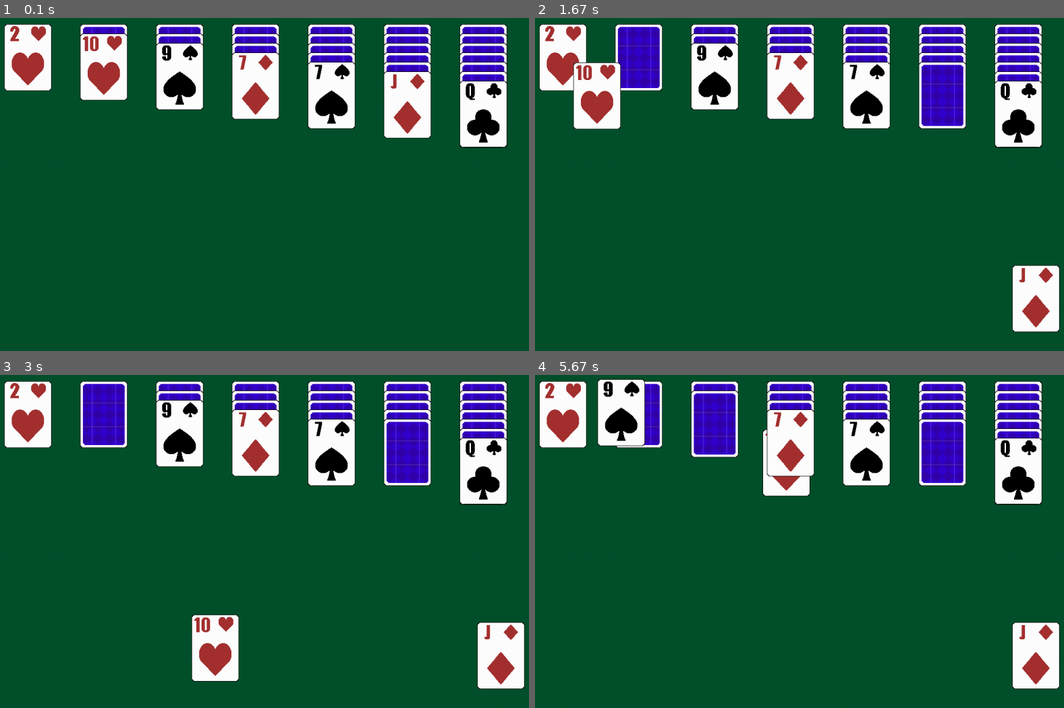
Above: before the commit, frames 1-4 (two rows, left to right).
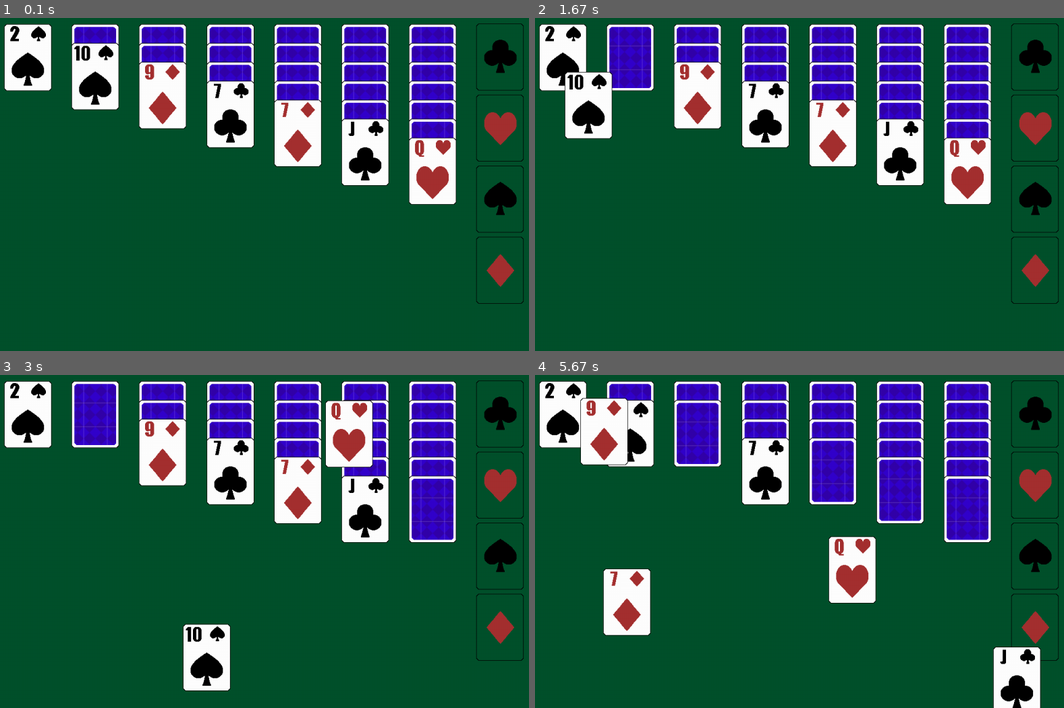
Above: after the commit, the same moments.

Repository: OwenOaks06/Solitaire-Pygame
Game: pygame game, started from src/game.py
Two runs of this game, one before a commit and one after it. Both use one fixed random seed, a clock stepped at 60 frames per second and the inputs below.
Inputs (mouse positions are in pixels of both pictures, inside the frame that each line leads up to):
- Up to frame 1 (0.1 s): no input
- Up to frame 2 (1.67 s): press the mouse at (900, 151) at 0.37 s; move the mouse to (926, 114) at 0.47 s; release the mouse at (952, 74) at 0.6 s; press the mouse at (968, 151) at 0.7 s; move the mouse to (820, 131) at 0.8 s; release the mouse at (677, 114) at 0.93 s; press the mouse at (952, 74) at 1.03 s; move the mouse to (1000, 171) at 1.13 s; release the mouse at (1048, 267) at 1.27 s; press the mouse at (630, 74) at 1.37 s; move the mouse to (609, 91) at 1.47 s; release the mouse at (587, 104) at 1.6 s
- Up to frame 3 (3 s): press the mouse at (52, 461) at 1.7 s; move the mouse to (126, 558) at 1.8 s; release the mouse at (206, 658) at 1.93 s; press the mouse at (433, 528) at 2.53 s; move the mouse to (391, 481) at 2.63 s; release the mouse at (349, 434) at 2.77 s; press the mouse at (365, 488) at 2.87 s; move the mouse to (296, 508) at 2.97 s
- Up to frame 4 (5.67 s): release the mouse at (757, 524) at 3.1 s; press the mouse at (757, 544) at 3.2 s; move the mouse to (894, 591) at 3.3 s; release the mouse at (1026, 638) at 3.43 s; press the mouse at (900, 488) at 3.53 s; move the mouse to (958, 574) at 3.63 s; release the mouse at (1016, 661) at 3.77 s; press the mouse at (741, 658) at 3.87 s; move the mouse to (757, 564) at 3.97 s; release the mouse at (778, 471) at 4.1 s; press the mouse at (698, 431) at 4.2 s; move the mouse to (651, 421) at 4.3 s; release the mouse at (603, 411) at 4.43 s; press the mouse at (900, 451) at 4.53 s; move the mouse to (915, 544) at 4.63 s; release the mouse at (926, 641) at 4.77 s; press the mouse at (910, 621) at 4.87 s; move the mouse to (884, 594) at 4.97 s; release the mouse at (852, 568) at 5.1 s; press the mouse at (831, 488) at 5.2 s; move the mouse to (730, 544) at 5.3 s; release the mouse at (624, 601) at 5.43 s; press the mouse at (762, 451) at 5.53 s; move the mouse to (762, 448) at 5.63 s

The runs differ from the first frame. In frame 1, 29% of the frame differs, in the area x 1-99%, y 1-86%; in frame 2, 31%; in frame 3, 31%; in frame 4, 34%, in the area x 1-100%, y 1-100%.

Commit message:
New and Improved not dumb code

Diff:
--- a/src/board.py
+++ b/src/board.py
@@ -13,15 +13,33 @@
         self.WINDOW_WIDTH = WINDOW_WIDTH
         self.WINDOW_HEIGHT = WINDOW_HEIGHT
         self.columns = []
+        self.aceColumns = []
+        self.aceColumny = []
+        self.aceColumnx = 100 + 7 * (self.WINDOW_WIDTH/9)
+        self.columnPosx = []
+        self.columnPosy = []
+        self.aceBaseImgs = []
+        self.aceBaseImgs.append(pygame.image.load(os.path.join(os.path.dirname(__file__), 'assets', 'cards', 'bases', 'clubsAceBase.png')).convert_alpha())
+        self.aceBaseImgs.append(pygame.image.load(os.path.join(os.path.dirname(__file__), 'assets', 'cards', 'bases', 'heartsAceBase.png')).convert_alpha())
+        self.aceBaseImgs.append(pygame.image.load(os.path.join(os.path.dirname(__file__), 'assets', 'cards', 'bases', 'spadesAceBase.png')).convert_alpha())
+        self.aceBaseImgs.append(pygame.image.load(os.path.join(os.path.dirname(__file__), 'assets', 'cards', 'bases', 'diamondsAceBase.png')).convert_alpha())
+        for i in range(4):
+            self.aceColumns.append([])
+        for i in range(4):
+            self.aceColumny.append(100 + (i*150))
         for i in range(self.NUM_COLUMNS):
             self.columns.append([])
+        for i in range(self.NUM_COLUMNS):
+            self.columnPosx.append(100 + i * (self.WINDOW_WIDTH/9))
+        for i in range(20):
+            self.columnPosy.append(100 + (i*40))
 
     def dealDeck(self, deck):
         max = 1
         for i in range(self.NUM_COLUMNS):
             for j in range(max):
                 self.columns[i].append(deck.pickCard())
-                self.columns[i][j].rect.center = (100 + i * (self.WINDOW_WIDTH/8), 100 + (j*20))
+                self.columns[i][j].rect.center = (self.columnPosx[i], self.columnPosy[j])
             self.columns[i][max-1].faceUp = True
             max += 1
         self.deck = deck
@@ -37,19 +55,59 @@
             for j in i:
                 j.printCard()
 
-    def moveCard(self, sourceCard, sourceCol, targetCol):
+    def moveCard(self, sourceCard, sourceCol, targetCol, toAce):
         sourceColumn = self.columns[sourceCol]
-        targetColumn = self.columns[targetCol]
+        if toAce:
+            targetColumn = self.aceColumns[targetCol]
+        else:
+            targetColumn = self.columns[targetCol]
         cardLoc = sourceColumn.index(sourceCard)
-        targetCard = targetColumn[len(targetColumn)-1]
-        if sourceCard.faceUp and sourceCard.color != targetCard.color and sourceCard.number == targetCard.number-1:
-            for i in sourceColumn[cardLoc:len(sourceColumn)]:
-                targetColumn.append(sourceColumn.pop(sourceColumn.index(i)))
-
-        return sourceCard
+        # If moving to an ace pile
+        if toAce:
+            # If there are cards in the pile
+            if len(targetColumn) > 0:
+                targetCard = targetColumn[len(targetColumn)-1]
+                # Move legality check
+                if sourceCard.faceUp and sourceCard.suit == Deck.SUITS[targetCol] and sourceCard.number == targetCard.number+1 and cardLoc == len(sourceColumn)-1:
+                    sourceCard.rect.center = (self.aceColumnx, self.aceColumny[targetCol])
+                    targetColumn.append(sourceColumn.pop(len(sourceColumn)-1))
+                    sourceCard.moving = False
+                    sourceCard.locked = True
+                    return True
+            # If the ace pile is empty
+            else:
+                # Move legality check
+                if sourceCard.faceUp and sourceCard.suit == Deck.SUITS[targetCol] and sourceCard.number == 1:
+                    sourceCard.rect.center = (self.aceColumnx, self.aceColumny[targetCol])
+                    targetColumn.append(sourceColumn.pop(len(sourceColumn)-1))
+                    sourceCard.moving = False
+                    sourceCard.locked = True
+                    return True
+        # Normal card pile
+        else:
+            # If the pile has cards
+            if len(targetColumn) > 0:
+                targetCard = targetColumn[len(targetColumn)-1]
+                # Move legality check
+                if sourceCard.faceUp and sourceCard.color != targetCard.color and sourceCard.number == targetCard.number-1:
+                    for i in sourceColumn[cardLoc:len(sourceColumn)]:
+                        i.rect.center = (self.columnPosx[targetCol], self.columnPosy[len(targetColumn)])
+                        targetColumn.append(sourceColumn.pop(sourceColumn.index(i)))
+                        i.moving = False
+                        return True
+            # If the pile is empty
+            else:
+                for i in sourceColumn[cardLoc:len(sourceColumn)]:
+                    # Move legality check
+                    if sourceCard.faceUp and sourceCard.number == 13:
+                        i.rect.center = (self.columnPosx[targetCol], self.columnPosy[0])
+                        targetColumn.append(sourceColumn.pop(sourceColumn.index(i)))
+                        i.moving = False
+                        return True
+        return False
 
     def canMoveCard(self, cardToMove, column, event):
-        if not cardToMove.faceUp: return False
+        if not cardToMove.faceUp or cardToMove.locked: return False
         for card in column[column.index(cardToMove)::]:
             if len(column)-1 == column.index(cardToMove): return True
             nextCard = column[column.index(card)+1]
@@ -61,7 +119,14 @@
 
     def update(self, events):
         for column in self.columns:
+            fail = False
+            success = False
+            target = -1
+            ace = False
             for card in column:
+                fail = False
+                if column.index(card) == len(column)-1:
+                    card.faceUp = True
                 if card.faceUp: card.image = card.img_faceUp
                 elif not card.faceUp: card.image = card.img_faceDown
                 for event in events:
@@ -71,12 +136,40 @@
                                 card.moving = True
                         if card.rect.collidepoint(event.pos) and self.canMoveCard(card, column, event):
                             card.moving = True
+
                     elif event.type == MOUSEBUTTONUP:
+                        if card.moving:
+                            for pos in self.columnPosx:
+                                if abs(card.rect.centerx - pos) < 50 and abs(card.rect.centery - self.columnPosy[len(self.columns[self.columnPosx.index(pos)])]) < 50:
+                                    cardIndex = column.index(card)
+                                    if self.moveCard(card, self.columns.index(column), self.columnPosx.index(pos), False):
+                                        for i in column[cardIndex:len(column)]:
+                                            self.moveCard(i, self.columns.index(column), self.columnPosx.index(pos), False)
+                                    else:
+                                        for i in column[cardIndex:len(column)]:
+                                            i.rect.center = (self.columnPosx[self.columns.index(column)], self.columnPosy[column.index(i)])
+
+                            for pos in self.aceColumny:
+                                if abs(card.rect.centery - pos) < 50 and abs(card.rect.centerx - self.aceColumnx) < 50 and not self.moveCard(card, self.columns.index(column), self.aceColumny.index(pos), True):
+                                    for i in column[column.index(card):len(column)]:
+                                        i.rect.center = (self.columnPosx[self.columns.index(column)], self.columnPosy[column.index(i)])
                         card.moving = False
+
                     elif event.type == MOUSEMOTION and card.moving:
                         card.rect.move_ip(event.rel)
 
+
     def draw(self, screen):
+        for i in self.aceBaseImgs:
+            screen.blit(i, (self.aceColumnx - i.get_width()/2, self.aceColumny[self.aceBaseImgs.index(i)] - i.get_height()/2))
         for i in self.columns:
             for j in i:
+                if not j.moving:
+                    j.draw(screen)
+        for i in self.aceColumns:
+            for j in i:
                 j.draw(screen)
+        for i in self.columns:
+            for j in i:
+                if j.moving:
+                    j.draw(screen)
--- a/src/card.py
+++ b/src/card.py
@@ -17,6 +17,7 @@
         else: self.color = "black"
         self.faceUp = False
 
+        self.locked = False
         self.moving = False
         self.img_faceUp = pygame.image.load(os.path.join(os.path.dirname(__file__), 'assets', 'cards', self.suit, str(self.number)+'.png')).convert_alpha()
         self.img_faceDown = pygame.image.load(os.path.join(os.path.dirname(__file__), 'assets', 'cards', 'backs', 'card_back.png')).convert_alpha()
--- a/src/deck.py
+++ b/src/deck.py
@@ -5,7 +5,7 @@
     NUM_SUITS = 4
     NUM_PER_SUIT = 13
     NUM_CARDS = NUM_SUITS * NUM_PER_SUIT
-    SUITS = ["Diamonds", "Clubs", "Hearts", "Spades"]
+    SUITS = ["Clubs", "Hearts", "Spades", "Diamonds"]
 
     def __init__(self):
         """Creates a new deck and stores it in the "cards" attribute
--- a/src/game.py
+++ b/src/game.py
@@ -16,10 +16,9 @@
 BACKGROUND = (0, 81, 44)
 
 clock = pygame.time.Clock()
-
-
 screen = pygame.display.set_mode((WINDOW_WIDTH, WINDOW_HEIGHT))
 pygame.display.set_caption("Soliatire in Python!")
+
 board = Board(WINDOW_WIDTH, WINDOW_HEIGHT)
 deck = Deck()
 deck.shuffle()
